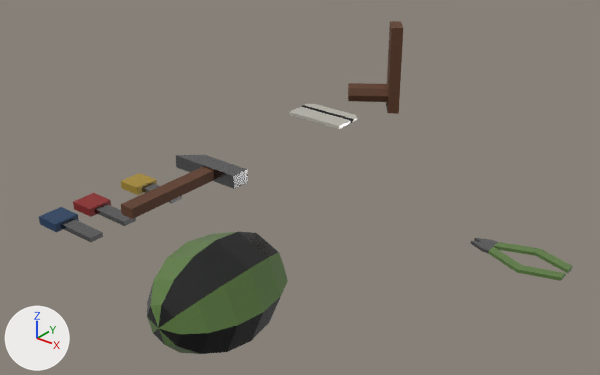
One commit to the glTF model public/models/items.glb: the scene before it, then after it.
Camera for both pictures: a camera (50 mm lens) standing at (-28.92, -1.4, 5.93) and looking at (-31.09, 1.32, 4.25). The lights are fixed; the arrows at lower left show +X, +Y and +Z. The first picture is the older version. Where no turn or scale is listed for an object, it has been applied to the vertices.

The first picture shows 'card', 'cut', 'hammer', 'handle', 'master_key', 'padlock_key', 'safe_key', 'watermelon'.
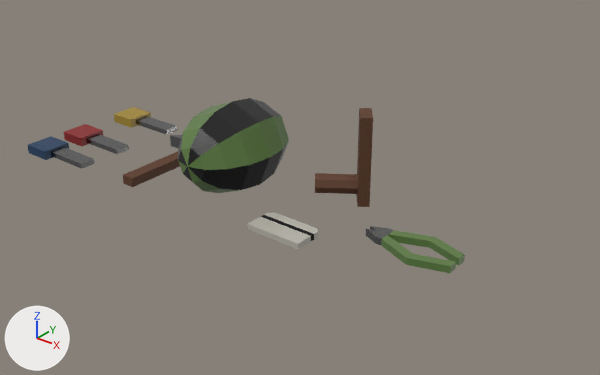
Commit message: feat: changed items in blender

Where the change shows, as pixel boxes [x1, y1, x2, y2] in the pictures (600 x 375 px):
'watermelon', moved: before [147, 232, 288, 354]; after [178, 98, 289, 193]
'handle', moved: before [348, 21, 403, 114]; after [315, 108, 373, 207]
'hammer', moved: before [121, 155, 248, 219]; after [123, 135, 182, 187]
'cut', moved: before [471, 238, 573, 281]; after [366, 226, 465, 273]
'card', moved: before [289, 104, 357, 129]; after [247, 213, 318, 249]
'padlock_key', moved: before [39, 207, 103, 242]; after [28, 136, 94, 169]
'master_key', moved: before [73, 193, 136, 226]; after [64, 124, 129, 154]
'safe_key', moved: before [121, 173, 182, 204]; after [114, 107, 177, 135]

Patch to the scene script:
```diff
--- a/public/models/items.glb.py
+++ b/public/models/items.glb.py
@@ ob_padlock_key @@
 ob_padlock_key = bpy.data.objects.new('padlock_key', me_cube_002)
-ob_padlock_key.location = (-32.494, 1.0, 3.712)
+ob_padlock_key.location = (-32.494, 1.0, 4.152)
@@ ob_master_key @@
 ob_master_key = bpy.data.objects.new('master_key', me_cube_003)
-ob_master_key.location = (-32.494, 1.237, 3.712)
+ob_master_key.location = (-32.494, 1.237, 4.152)
@@ ob_card @@
 ob_card = bpy.data.objects.new('card', me_cube_009)
-ob_card.location = (-31.094, 1.511, 4.549)
+ob_card.location = (-30.999, 1.101, 4.153)
@@ ob_safe_key @@
 ob_safe_key = bpy.data.objects.new('safe_key', me_cube_010)
-ob_safe_key.location = (-32.494, 1.597, 3.712)
+ob_safe_key.location = (-32.494, 1.597, 4.152)
@@ ob_handle @@
 ob_handle = bpy.data.objects.new('handle', me_cube_020)
-ob_handle.location = (-31.146, 2.027, 4.548)
+ob_handle.location = (-30.956, 1.502, 4.282)
@@ ob_watermelon @@
 ob_watermelon = bpy.data.objects.new('watermelon', me_sphere_001)
-ob_watermelon.location = (-30.856, 0.522, 4.175)
+ob_watermelon.location = (-31.483, 1.297, 4.36)
@@ ob_cut @@
 ob_cut = bpy.data.objects.new('cut', me_cube_024)
-ob_cut.location = (-30.185, 1.667, 4.064)
+ob_cut.location = (-30.516, 1.305, 4.157)
@@ ob_hammer @@
 ob_hammer = bpy.data.objects.new('hammer', me_cube_052)
-ob_hammer.location = (-31.461, 0.994, 4.302)
+ob_hammer.location = (-31.935, 1.392, 4.158)
```
